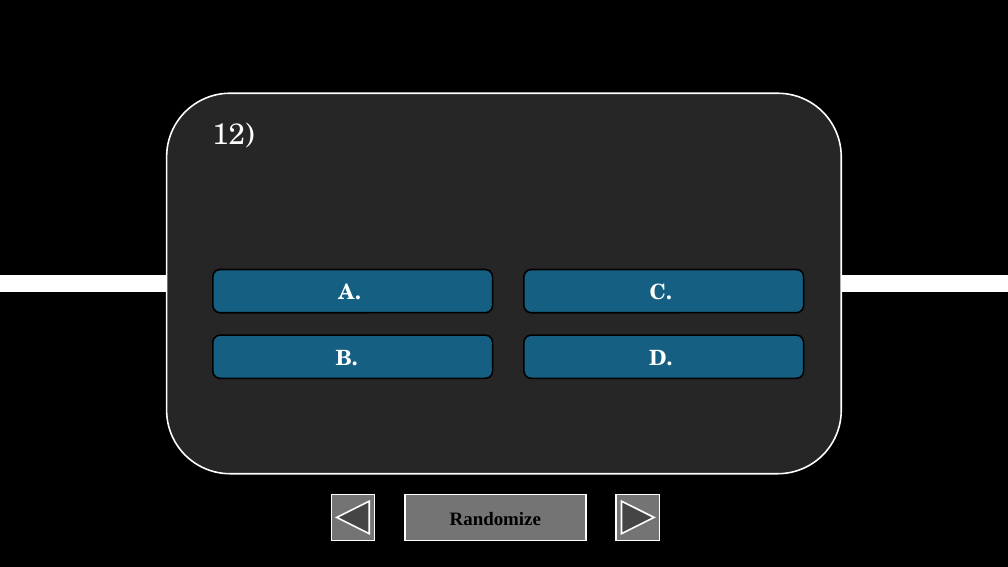
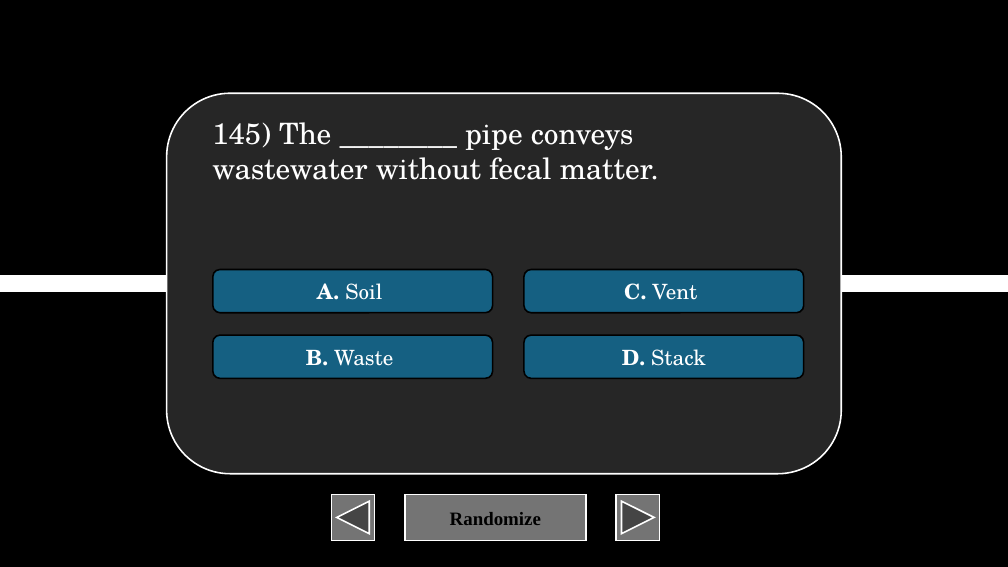
Before and after one commit to XIvanSolomonX/Archi-Reviewer, a slide deck: slide 146 of BulUti2.pptm (slide 133 before the commit). Drawn at 1008x567 pixels with LibreOffice and Linux fonts; fonts in the diff are those of the drawing. Boxes give left, top, right and bottom in pixels: in the first picture for what was removed or moved away, otherwise in the second. Text is boxed around its words. In the diff, an @@ line names an element or a change of style, - is before the commit and + after.

```diff
--- a/BulUti2.pptm
+++ b/BulUti2.pptm
@@ text at box(212, 122, 659, 180): text changed @@
-12)
+145) The ________ pipe conveys wastewater without fecal matter.
@@ text in rounded rectangle at box(317, 283, 382, 300): text changed; bold off @@
-A.
+A. Soil
@@ text in rounded rectangle at box(624, 283, 697, 300): text changed; bold off @@
-C.
+C. Vent
@@ text in rounded rectangle at box(306, 350, 393, 366): text changed; bold off @@
-B.
+B. Waste
@@ text in rounded rectangle at box(622, 349, 706, 366): text changed; bold off @@
-D.
+D. Stack
```
Also in this commit, not shown: 11 other slides changed, 57 slides added, 1 other file.
